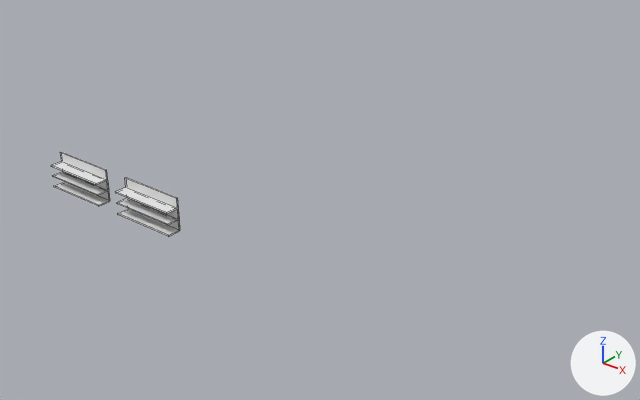
Before and after pictures for a commit that changed the Blender file res/shop.blend.
Before and after are seen from a 50 mm lens placed at (92.8, -63.7, 53.8), pointed at (27.6, 17.9, 3.2). The lights are fixed; the arrows at lower right show +X, +Y and +Z. Mesh edges are drawn as thin lines.

Before the edit, the objects in view are built like this:
```python
me_shelf = bpy.data.meshes.new('shelf')
me_shelf.from_pydata(...)  # 40 vertices, 17 faces; spans x -1.0..1.0, y -0.7..1.3, z -20.1..27.9
me_shelf.materials.append(None)
ob_shelfobj = bpy.data.objects.new('shelfobj', me_shelf)
ob_shelfobj.location = (10.0, 4.0, 2.0)
ob_shelfobj.rotation_euler = (0.0, 0.0, -3.142)  # degrees (0, 0, -180)
ob_shelfobj.scale = (5.0, 1.0, 0.1)
ob_shelfobj_001 = bpy.data.objects.new('shelfobj.001', me_shelf)
ob_shelfobj_001.location = (-4.0, 4.0, 2.0)
ob_shelfobj_001.rotation_euler = (0.0, 0.0, -3.142)  # degrees (0, 0, -180)
ob_shelfobj_001.scale = (5.0, 1.0, 0.1)
```
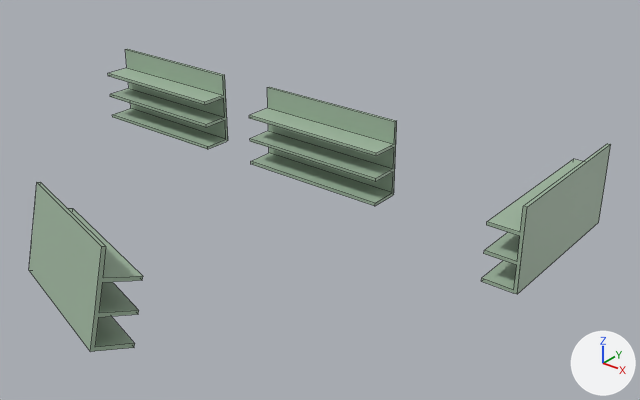
Changed parts and their boxes [x1, y1, x2, y2] in the pictures (640 x 400 px):
'shelfobj', recoloured, surface changed, moved, rescaled (129% wider, 100% taller)
    before: [116, 177, 180, 236]
    after: [249, 87, 397, 206]
'shelfobj.003', added
    after: [29, 182, 143, 352]
'shelfobj.001', recoloured, surface changed, moved, rescaled (102% wider, 84% taller)
    before: [51, 152, 110, 206]
    after: [108, 49, 228, 149]
'shelfobj.002', added
    after: [482, 144, 611, 294]
part 1 of me_shelf, surface changed
    before: [51, 152, 180, 236]
    after: [29, 49, 611, 352]

The change in detail:
Picture 'test.png' (img_test_png) is new.
Material 'Material' (mat_material) is new.
Uses the picture img_test_png.
me_shelf has 40 vertices, 17 faces and spans x -1.0..1.0, y -0.7..1.3, z -20.1..27.9.
me_shelf is used by ob_shelfobj; location (10.0, 4.0, 2.0); rotation (0.0, 0.0, -3.142), in degrees (0, 0, -180); scale (5.0, 1.0, 0.1).
me_shelf part 1: texture (UV) coordinates of 17 of 17 faces, centred in x -1.0..1.0, y -0.7..1.3, z -20.1..27.9, changed; they spanned u 0.0..1.0, v 0.0..1.0 and now span u 0.04..0.33, v 0.0..1.0.
me_shelf now uses material mat_material.
Object 'shelfobj' (ob_shelfobj) moves from (10.0, 4.0, 2.0) to (19.1, 29.2, 4.7).
Object 'shelfobj' (ob_shelfobj) is rescaled from (5.0, 1.0, 0.1) to (11.5, 2.3, 0.23).
Object 'shelfobj.001' (ob_shelfobj_001) moves from (-4.0, 4.0, 2.0) to (-13.1, 29.2, 4.7).
Object 'shelfobj.001' (ob_shelfobj_001) is rescaled from (5.0, 1.0, 0.1) to (11.5, 2.3, 0.23).
Object 'shelfobj.002' (ob_shelfobj_002) is new; it shows me_shelf.
Its location is (54.9, 29.2, 4.7).
Its rotation in degrees is (0, 0, -270).
Its scale is (11.5, 2.3, 0.23).
Object 'shelfobj.003' (ob_shelfobj_003) is new; it shows me_shelf.
Its location is (19.1, -14.5, 4.7).
Its rotation in degrees is (-14, -5.1, -19).
Its scale is (11.5, 2.3, 0.23).
